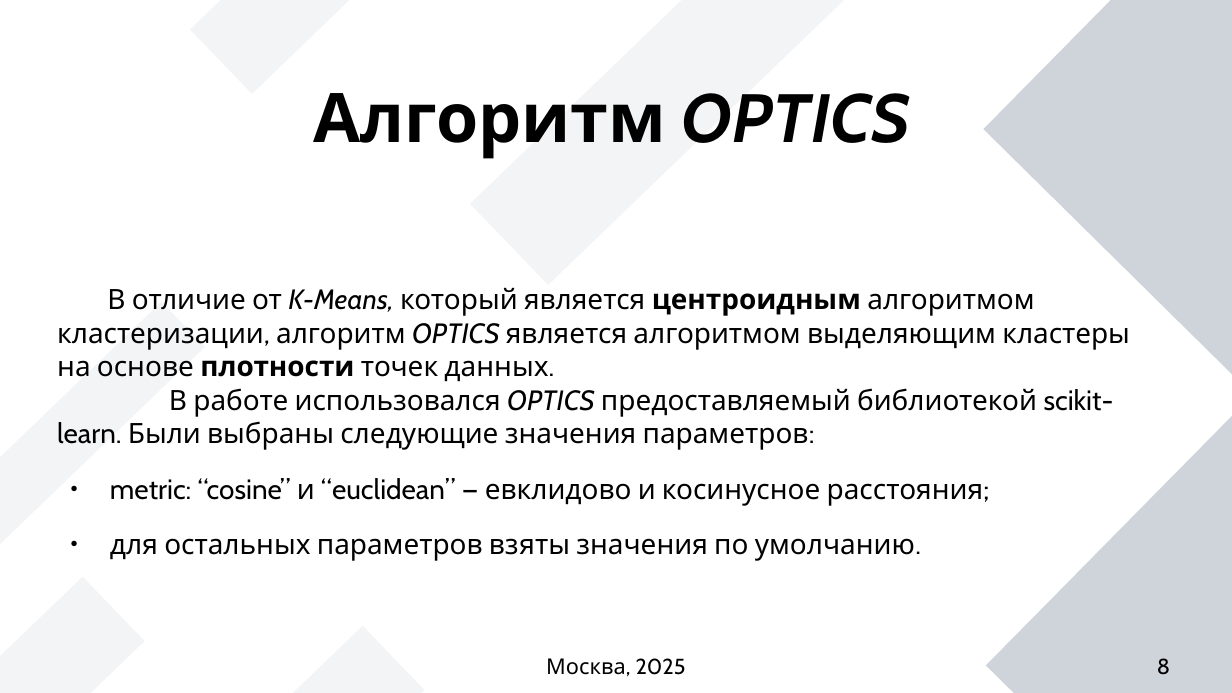
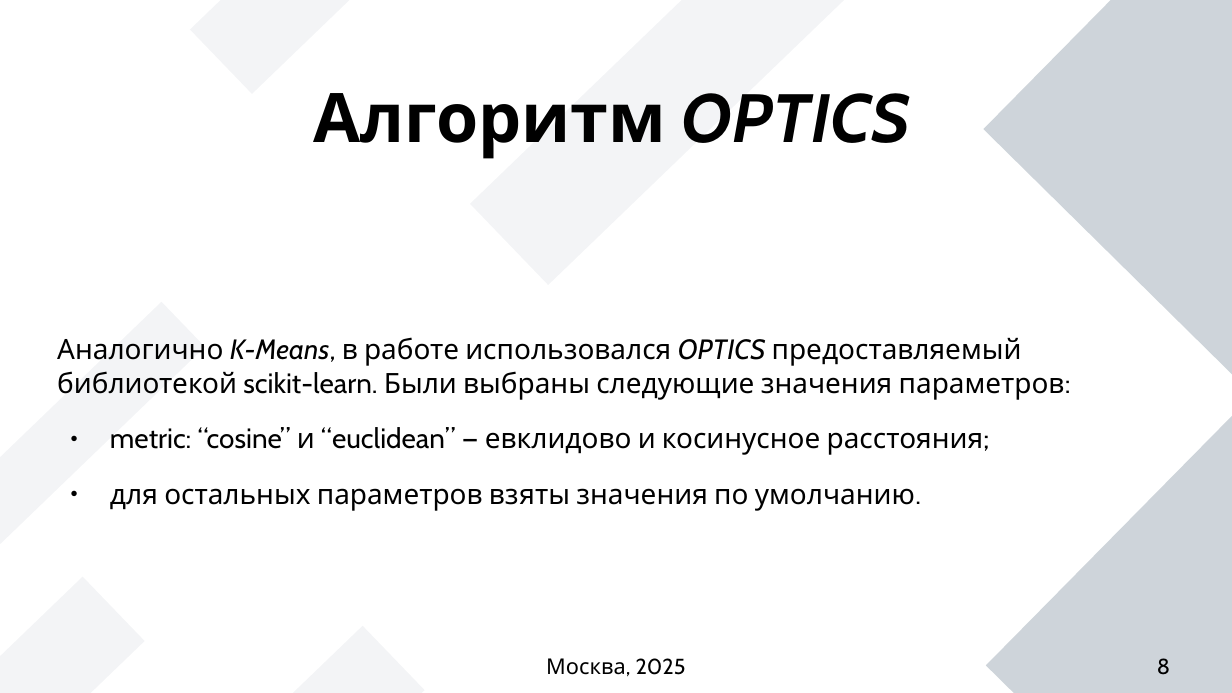
Before and after one commit to succSeeded/MSc, a slide deck: slide 8 of NLP/HW3/presentation_kirdin.odp. Drawn at 1232x693 pixels with LibreOffice and Linux fonts; fonts in the diff are those of the drawing. Boxes give left, top, right and bottom in pixels: in the first picture for what was removed or moved away, otherwise in the second. Text is boxed around its words. In the diff, an @@ line names an element or a change of style, - is before the commit and + after.

```diff
--- a/NLP/HW3/presentation_kirdin.odp
+++ b/NLP/HW3/presentation_kirdin.odp
@@ text at [57,337,1065,400]: text changed @@
-В отличие от K-Means, который является центроидным алгоритмом кластеризации, алгоритм OPTICS является алгоритмом выделяющим кластеры на основе плотности точек данных.
-В работе использовался OPTICS предоставляемый библиотекой scikit-learn. Были выбраны следующие значения параметров:
+Аналогично K-Means, в работе использовался OPTICS предоставляемый библиотекой scikit-learn. Были выбраны следующие значения параметров:
```
Also in this commit, not shown: 9 other slides changed, 38 other files.
